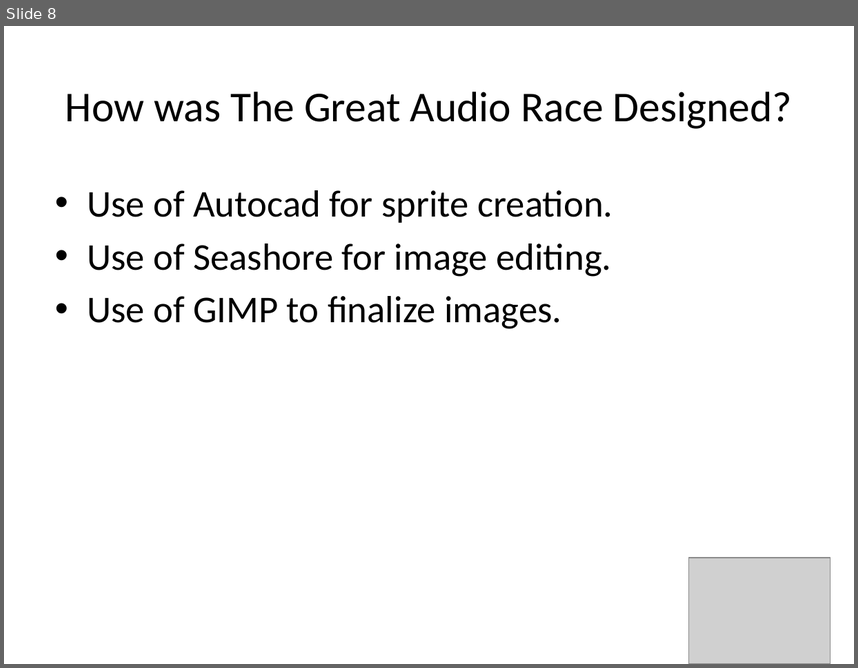
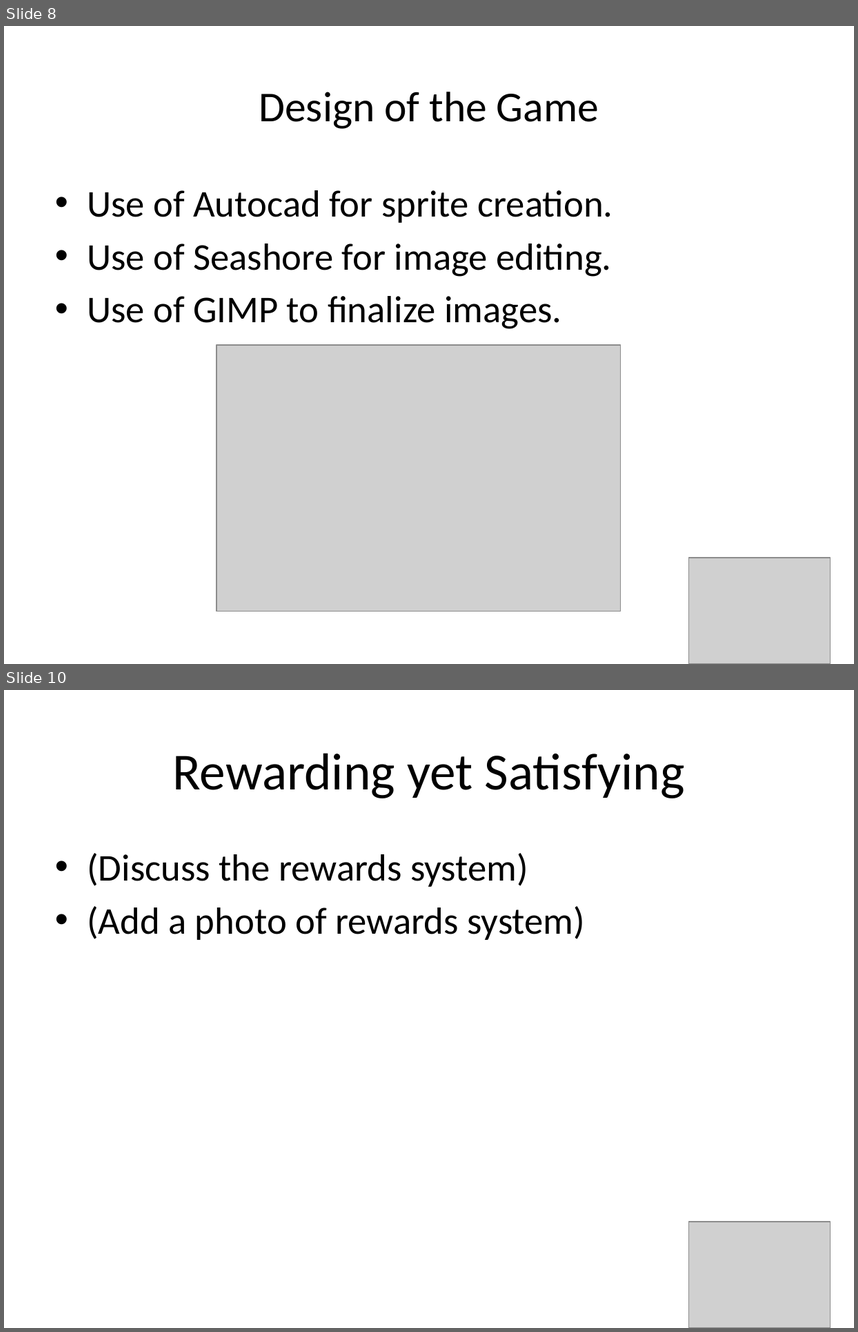
Before and after one commit to amlees/The-Great-Audio-Race, a slide deck: presenationTWO.pptx. Shown one above the other, each under a label of ours: slide 8 before the commit, slides 8 and 10 after it; the slides between them are not shown. The pictures are 858x668 and 858x1332 pixels, drawn with LibreOffice and Linux fonts; fonts in the diff are those of the drawing; grey boxes stand for pictures. Boxes give left, top, right and bottom in pixels: in the first picture for what was removed or moved away, otherwise in the second. Text is boxed around its words. In the diff, an @@ line names an element or a change of style, - is before the commit and + after.

```diff
--- a/presenationTWO.pptx
+++ b/presenationTWO.pptx
@@ slide 10 added at [4,690,854,1328], background #FFFFFF @@
@@ title added at [172,753,684,798], 44 pt, text #000000 @@
+Rewarding yet Satisfying
@@ text added at [87,853,585,940], 32 pt, text #000000 @@
+• (Discuss the rewards system)
+• (Add a photo of rewards system)
@@ picture added at [689,1221,831,1328] @@
@@ slide 8 changed as well @@
@@ title at [259,92,599,129]: text changed @@
-How was The Great Audio Race Designed?
+Design of the Game
@@ picture added at [217,345,620,611] @@
```
Also in this commit, not shown: 7 other slides changed, 4 other slides added, 7 slides removed, 1 other file.
